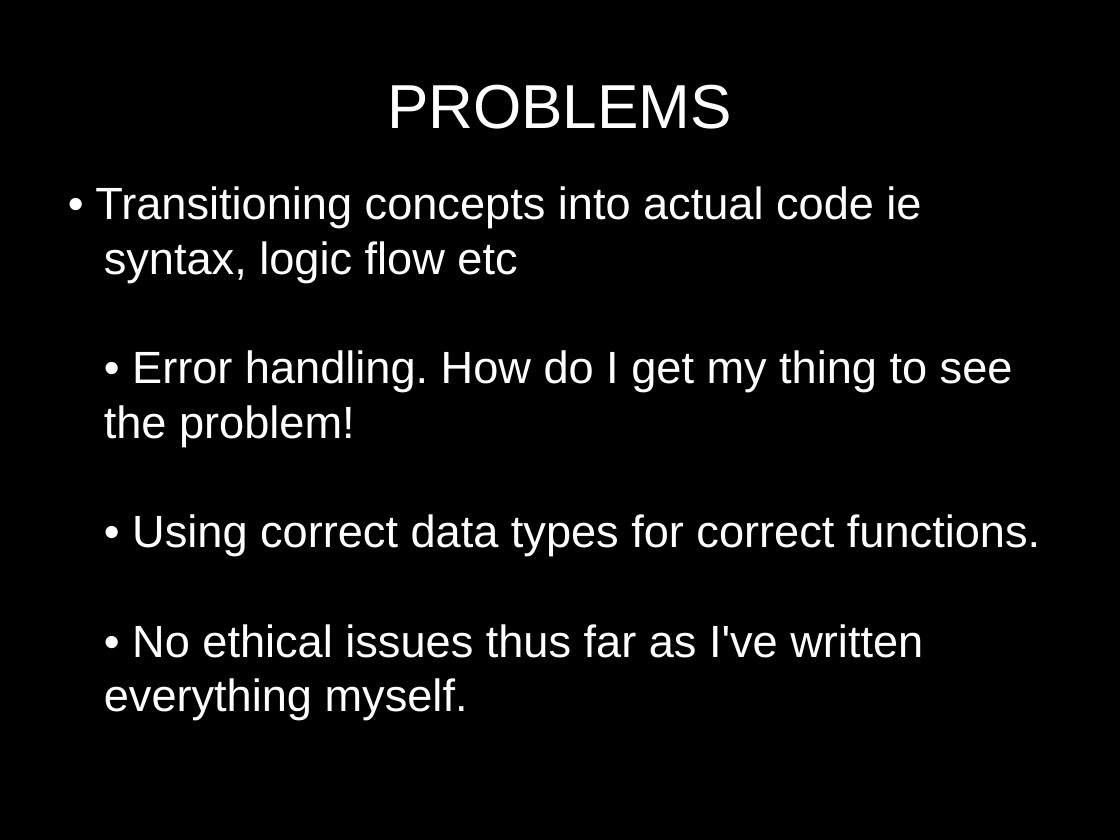
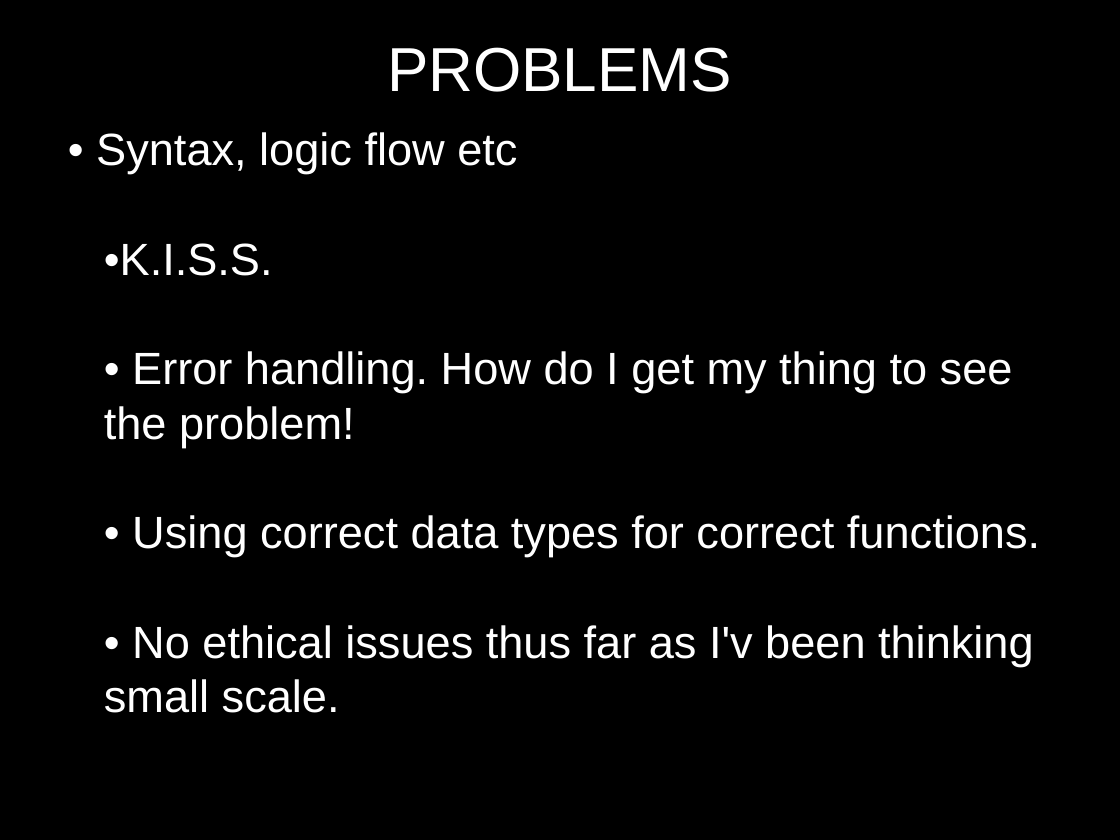
Before and after one commit to kingjbradz/JordanBradley_T1A3, a slide deck: slide 4 of ppt/presentation.ppt. Drawn at 1120x840 pixels with LibreOffice and Linux fonts; fonts in the diff are those of the drawing. Boxes give left, top, right and bottom in pixels: in the first picture for what was removed or moved away, otherwise in the second. Text is boxed around its words. In the diff, an @@ line names an element or a change of style, - is before the commit and + after.

```diff
--- a/ppt/presentation.ppt
+++ b/ppt/presentation.ppt
@@ title "PROBLEMS": place and size @@
-title "PROBLEMS" at bbox=[387, 84, 732, 129]
+title "PROBLEMS" at bbox=[387, 47, 732, 92]
@@ text at bbox=[96, 132, 1040, 713]: text changed @@
-• Transitioning concepts into actual code ie syntax, logic flow etc
-• Error handling. How do I get my thing to see the problem!
-• Using correct data types for correct functions.
-• No ethical issues thus far as I've written everything myself.
+• Syntax, logic flow etc
+•K.I.S.S.
+• Error handling. How do I get my thing to see the problem!
+• Using correct data types for correct functions.
+• No ethical issues thus far as I'v been thinking small scale.
```
Also in this commit, not shown: 1 other slide changed, 5 slides added, 1 slide removed, 8 other files.
